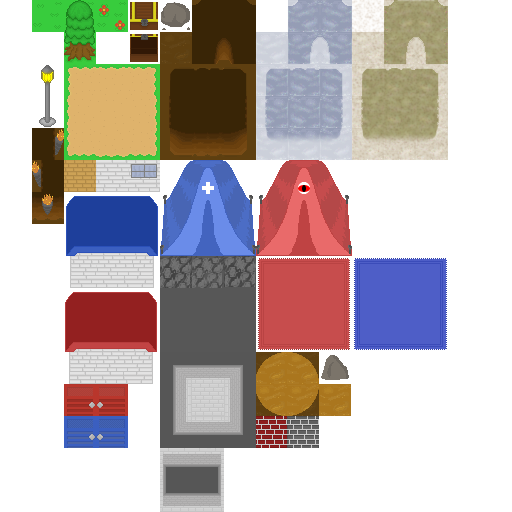
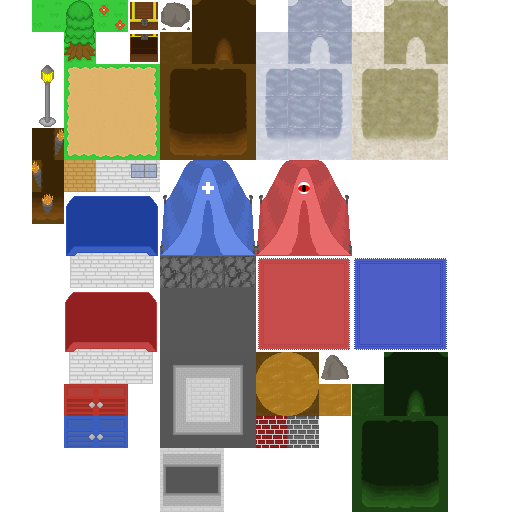
Revision of a layered 512 x 512 image; what changed, layer by layer:
added layer "GreenCave" above "Grid" over <box>352,352,448,512</box>
